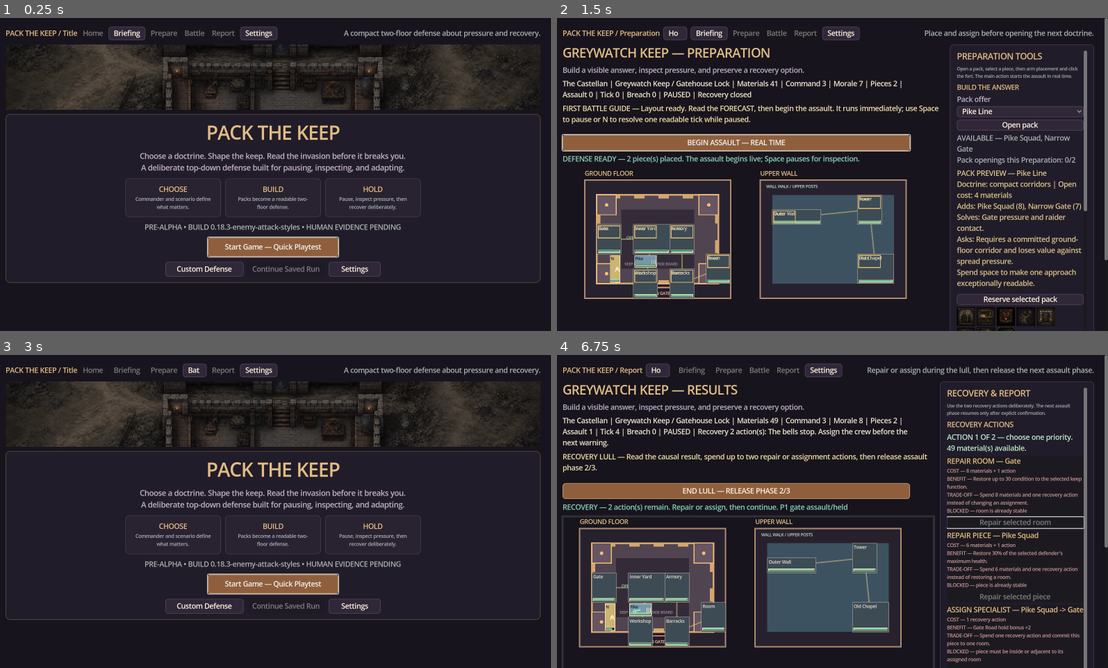
Above: before the commit, frames 1-4 (two rows, left to right).
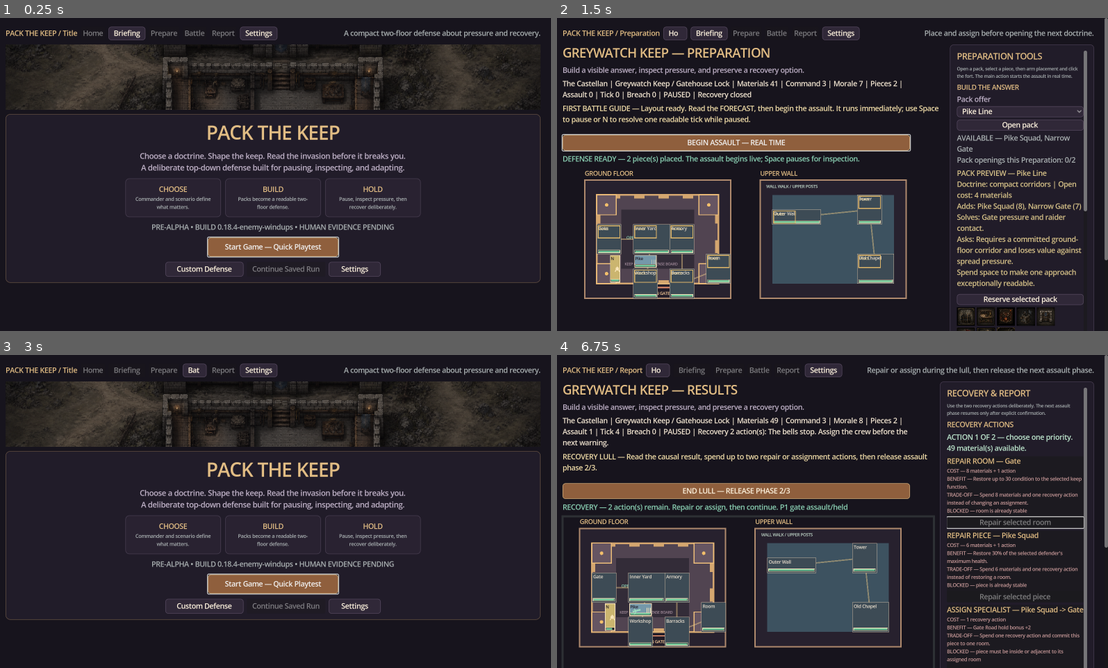
Above: after the commit, the same moments.

Repository: raphaelroshan/pack-the-keep
Game: Godot game, scene res://scenes/Main.tscn
Same seed, same stepped clock (60 frames per second), same inputs: the game is played once before the commit and once after it.
Inputs (mouse positions are in pixels of both pictures, inside the frame that each line leads up to):
- Up to frame 1 (0.25 s): no input
- Up to frame 2 (1.5 s): click "Start Game — Quick Playtest" at 0.5 s; click "Enter Keep — Recommended Layo…" at 1.25 s
- Up to frame 3 (3 s): click "BEGIN ASSAULT — REAL TIME" at 2 s; click "Home" at 2.75 s
- Up to frame 4 (6.75 s): click "Start Game — Quick Playtest" at 3.5 s; click "Enter Keep — Recommended Layo…" at 4.25 s; click "BEGIN ASSAULT — REAL TIME" at 5 s; click "Speed: 1.0x (1/2/3)" at 5.75 s; tap Enter (battle_advance) at 6.5 s; move the mouse to (832, 511) at 6.52 s; hold Right (ui_right) from 6.53 s (still down); hold Enter (battle_advance) from 6.53 s (still down); click (832, 511) at 6.67 s

The runs differ from the first frame. In frame 1, 0.6% of the frame differs, in the area x 26-73%, y 65-69%; in frame 2, less than 0.1%; in frame 3, 0.6%; in frame 4, less than 0.1%.
Error in both runs: Trying to assign an array of type "Array" to a variable of type "Array[Dictionary]". (res://src/ui/main.gd:2414)

Commit message:
feat(combat): telegraph incoming enemy strikes

Diff:
--- a/content/content_manifest.json
+++ b/content/content_manifest.json
@@ -1,7 +1,7 @@
 {
   "schema_version": 1,
   "game_id": "pack-the-keep",
-  "content_version": "0.18.3",
+  "content_version": "0.18.4",
   "p4_vertical_slice": {
     "status": "implemented",
     "scorecard": "each_resolved_wave_records_doctrine_outcome_damage_defeated_enemies_and_recovery_actions",
@@ -376,7 +376,15 @@
     "presentation": ["melee_lunge_and_slash", "hostile_projectile_travel", "heavy_demolition_strike", "target_specific_damage_language", "reduced_motion_static_marks"],
     "determinism": "style_is_catalog_presentation_data_and_resolved_impacts_are_projected_from_authoritative_state_deltas",
     "evidence": ["design/p27_enemy_attack_styles.md", "docs/p27_enemy_attack_styles_visual_verification.md", "tests/test_keep_state.gd", "tests/test_p2_ui.gd", "tests/test_runtime_content_validator.py"],
-    "next_slice": "p27_human_combat_readability_sessions"
+    "next_slice": "p28_enemy_windup_telegraphs"
+  },
+  "p28_enemy_windup_telegraphs": {
+    "status": "implemented",
+    "read_model": ["active", "attack_style", "motion", "target_id", "normalized_intensity"],
+    "presentation": ["late_cadence_melee_chevron", "ranged_charge_orb", "demolition_weight_rings", "style_colored_cadence_meter", "static_reduced_motion_warning"],
+    "determinism": "windup_queries_and_drawing_read_existing_battle_clock_target_and_enemy_definition_without_mutating_state",
+    "evidence": ["design/p28_enemy_windup_telegraphs.md", "docs/p28_enemy_windup_visual_verification.md", "tests/test_p2_ui.gd"],
+    "next_slice": "p28_human_attack_anticipation_sessions"
   },
   "campaign": {
     "title": "The Bell at Dusk",
--- a/content/gameplay_framework.json
+++ b/content/gameplay_framework.json
@@ -1,7 +1,7 @@
 {
   "schema_version": 1,
   "game_id": "pack-the-keep",
-  "framework_version": "0.18.3-enemy-attack-styles",
+  "framework_version": "0.18.4-enemy-windups",
   "design_promise": "Choose a commander, open a coherent pack, arrange a readable keep, and adapt when a forecasted invasion tests the doctrine you chose.",
   "p0_alpha_foundation": {
     "status": "implemented",
@@ -407,6 +407,13 @@
     "presentation": ["hostile_melee_lunge_and_slash", "hostile_ranged_projectile_and_tail", "demolition_heavy_strike_and_double_ring", "piece_hp_damage_labels", "room_structure_damage_labels", "static_reduced_motion_marks"],
     "authority_boundary": "attack_style_selects_only_the_transient_trace_drawn_from_authoritative_before_after_damage",
     "non_goals": ["projectile_physics", "sub_tick_damage", "knockback", "status_effects", "new_save_fields"]
+  },
+  "p28_enemy_windup_telegraphs": {
+    "status": "implemented",
+    "projection": "contact_target_attack_style_and_existing_cadence_progress_produce_a_read_only_late_interval_warning",
+    "presentation": ["melee_directional_chevron", "ranged_charge_orb_and_aim_line", "demolition_brace_and_weight_rings", "style_colored_late_cadence_meter", "reduced_motion_static_glyph"],
+    "authority_boundary": "windups_read_existing_target_and_cadence_state_without_reserving_interrupting_or_resolving_attacks",
+    "non_goals": ["parry_commands", "interrupts", "dodging", "second_attack_clock", "new_save_fields"]
   },
   "v090_multi_wave": {
     "status": "implemented",
--- a/content/p12_alpha_checklist.json
+++ b/content/p12_alpha_checklist.json
@@ -1,6 +1,6 @@
 {
   "schema_version": 1,
-  "build_version": "0.18.3-enemy-attack-styles",
+  "build_version": "0.18.4-enemy-windups",
   "status": "candidate",
   "checks": [
     {"id": "windows_launch", "status": "implemented", "evidence": ["tests/test_release_identity.py", "tools/run_packaged_smoke.py", ".github/workflows/ci.yml"]},
--- a/content/p16_playtest_protocol.json
+++ b/content/p16_playtest_protocol.json
@@ -1,6 +1,6 @@
 {
   "schema_version": 1,
-  "build_version": "0.18.3-enemy-attack-styles",
+  "build_version": "0.18.4-enemy-windups",
   "status": "ready_for_human_sessions",
   "release_ready": false,
   "minimum_completed_sessions": 4,
--- a/project.godot
+++ b/project.godot
@@ -6,7 +6,7 @@
 
 [application]
 config/name="Pack the Keep"
-config/version="0.18.3-enemy-attack-styles"
+config/version="0.18.4-enemy-windups"
 run/main_scene="res://scenes/Main.tscn"
 config/features=PackedStringArray("4.3", "GL Compatibility")
 boot_splash/bg_color=Color(0.045, 0.04, 0.055, 1)
--- a/src/ui/main.gd
+++ b/src/ui/main.gd
@@ -2990,6 +2990,50 @@
 			return Color("#ffb15c")
 		return Color("#ff796f")
 
+	func enemy_windup_snapshot(index: int) -> Dictionary:
+		if keep == null or index < 0 or index >= keep.enemies.size():
+			return {"active": false}
+		var enemy: Dictionary = keep.enemies[index]
+		if bool(enemy.get("defeated", false)):
+			return {"active": false}
+		var timing: Dictionary = keep.enemy_attack_timing(index)
+		var target_id: String = String(enemy.get("target", ""))
+		var cadence_progress: float = float(timing.get("cadence_progress", 0.0))
+		var active: bool = bool(timing.get("active", false)) and bool(timing.get("in_contact", false)) and bool(timing.get("within_wave", false)) and bool(timing.get("has_target", false)) and cadence_progress >= 0.55
+		var attack_style: String = String(keep.enemy_definition(String(enemy.get("enemy_id", ""))).get("attack_style", "melee"))
+		return {
+			"active": active,
+			"attack_style": attack_style,
+			"motion": _enemy_impact_motion(attack_style),
+			"target_id": target_id,
+			"intensity": clampf((cadence_progress - 0.55) / 0.45, 0.0, 1.0)
+		}
+
+	func _draw_enemy_windup(index: int, origin: Vector2, target: Vector2, marker_radius: float) -> void:
+		var windup: Dictionary = enemy_windup_snapshot(index)
+		if not bool(windup.get("active", false)):
+			return
+		var attack_style: String = String(windup.get("attack_style", "melee"))
+		var intensity: float = 1.0 if reduced_motion_mode else float(windup.get("intensity", 0.0))
+		var color: Color = _enemy_impact_color(attack_style)
+		var direction: Vector2 = origin.direction_to(target)
+		if attack_style == "ranged":
+			var charge_origin: Vector2 = origin + direction * (marker_radius + 5.0)
+			draw_line(charge_origin, target, Color(color, 0.12 + intensity * 0.18), 1.0)
+			draw_circle(charge_origin, 2.5 + intensity * 2.5, Color(color, 0.72), true)
+			draw_circle(charge_origin, 6.0, Color(color, 0.75), false, 1.5)
+		elif attack_style == "demolition":
+			var pulse: float = 0.0 if reduced_motion_mode else sin(intensity * PI * 3.0) * 1.5
+			draw_arc(origin, marker_radius + 5.0 + pulse, -PI * 0.82, PI * 0.82, 12, Color(color, 0.82), 2.5)
+			draw_arc(origin, marker_radius + 9.0 + intensity * 3.0, PI * 0.18, PI * 1.82, 12, Color(color, 0.45), 2.0)
+			draw_line(origin + direction * marker_radius, origin + direction * (marker_radius + 8.0), color, 3.0)
+		else:
+			var forward: Vector2 = origin + direction * (marker_radius + 5.0 + intensity * 4.0)
+			var side: Vector2 = direction.rotated(PI * 0.5) * 4.5
+			draw_line(origin + direction * marker_radius, forward, Color(color, 0.85), 3.0)
+			draw_line(forward, forward - direction * 5.0 + side, color, 2.0)
+			draw_line(forward, forward - direction * 5.0 - side, color, 2.0)
+
 	func _impact_damage_label(impact: Dictionary) -> String:
 		var damage_kind: String = "HP" if String(impact.get("target_kind", "")) == "piece" else "STRUCTURE"
 		return "-%d %s" % [int(impact.get("damage", 0)), damage_kind]
@@ -3543,7 +3587,8 @@
 			if bool(cadence.get("active", false)) and bool(cadence.get("in_contact", false)) and bool(cadence.get("within_wave", false)):
 				var cadence_progress: float = float(cadence.get("cadence_progress", 0.0))
 				var cadence_rect: Rect2 = Rect2(health_bar_rect.position - Vector2(0, 4), Vector2(health_bar_rect.size.x, 2.0))
-				var cadence_color: Color = Color("#ffd166") if high_contrast_mode else Color("#ef8d62")
+				var attack_style: String = String(enemy_def.get("attack_style", "melee"))
+				var cadence_color: Color = Color("#ffd166") if high_contrast_mode else _enemy_impact_color(attack_style) if cadence_progress >= 0.55 else Color("#ef8d62")
 				draw_rect(cadence_rect, Color(cadence_color, 0.18), true)
 				if cadence_progress > 0.0:
 					draw_rect(Rect2(cadence_rect.position, Vector2(cadence_rect.size.x * cadence_progress, cadence_rect.size.y)), cadence_color, true)
@@ -3581,6 +3626,7 @@
 					target_rect = Rect2(target_origin + Vector2(target_cell.x * CELL_X, target_cell.y * CELL_Y), Vector2(target_piece_definition.size.x * CELL_X, target_piece_definition.size.y * CELL_Y))
 				draw_line(enemy_origin, target_rect.get_center(), Color("#fff4df") if index == focused_enemy_index else Color(0.95, 0.38, 0.28, 0.7), 2.5 if index == focused_enemy_index else 1.5)
 				draw_circle(target_rect.get_center(), 8.0, Color("#fff4df") if index == focused_enemy_index else Color("#ffb0a6"), false, 2.0)
+				_draw_enemy_windup(index, enemy_origin, target_rect.get_center(), marker_radius)
 			var doctrine_initial: String = _enemy_marker_initial(enemy_id)
 			draw_string(ThemeDB.fallback_font, enemy_origin + Vector2(-3, 4), doctrine_initial, HORIZONTAL_ALIGNMENT_LEFT, -1, 9, Color("#271b22"))
 
--- a/tests/test_p2_ui.gd
+++ b/tests/test_p2_ui.gd
@@ -192,6 +192,21 @@
 		failures.append("enemy attack styles did not retain distinct presentation motions")
 	if ui.keep_canvas._impact_damage_label({"target_kind": "piece", "damage": 3}) != "-3 HP" or ui.keep_canvas._impact_damage_label({"target_kind": "room", "damage": 30}) != "-30 STRUCTURE":
 		failures.append("target impact labels did not distinguish defender health from room structure")
+	var windup_step: int = ui.keep.battle_step
+	var windup_clock: float = ui.keep.battle_clock
+	ui.keep.battle_step = 2
+	ui.keep.battle_clock = 0.75
+	var windup_state_before: String = JSON.stringify(ui.keep.serialize())
+	var windup: Dictionary = ui.keep_canvas.enemy_windup_snapshot(0)
+	if not bool(windup.get("active", false)) or String(windup.get("attack_style", "")) != "melee" or float(windup.get("intensity", 0.0)) <= 0.0:
+		failures.append("contacted enemy did not expose a role-specific late-cadence wind-up")
+	if JSON.stringify(ui.keep.serialize()) != windup_state_before:
+		failures.append("enemy wind-up projection mutated authoritative state")
+	ui.keep.battle_clock = 0.2
+	if bool(ui.keep_canvas.enemy_windup_snapshot(0).get("active", true)):
+		failures.append("enemy wind-up appeared during the first half of its cadence")
+	ui.keep.battle_step = windup_step
+	ui.keep.battle_clock = windup_clock
 	ui.keep.rooms.gate.condition = original_gate_condition
 	ui.keep.enemies[0].target = original_target
 	ui.keep.enemies[0].defeated = original_defeated
--- a/tools/ci_manifest.json
+++ b/tools/ci_manifest.json
@@ -1,7 +1,7 @@
 {
   "slug": "pack-the-keep",
   "display_name": "Pack the Keep",
-  "build_version": "0.18.3-enemy-attack-styles",
+  "build_version": "0.18.4-enemy-windups",
   "godot_test": "res://tests/test_keep_state.gd",
   "primary_repo": "raphaelroshan/pack-the-keep",
   "release_platforms": ["steam", "epic-games-store"],
Not shown, changed: README.md
Not shown, added: design/p28_enemy_windup_telegraphs.md
Not shown, changed: docs/agent_feeding_guide.md
Not shown, changed: docs/agent_handoff_roadmap.md
Not shown, changed: docs/decision_log.md
Not shown, changed: docs/internal_test_release.md
Not shown, added: docs/p28_enemy_windup_visual_verification.md
